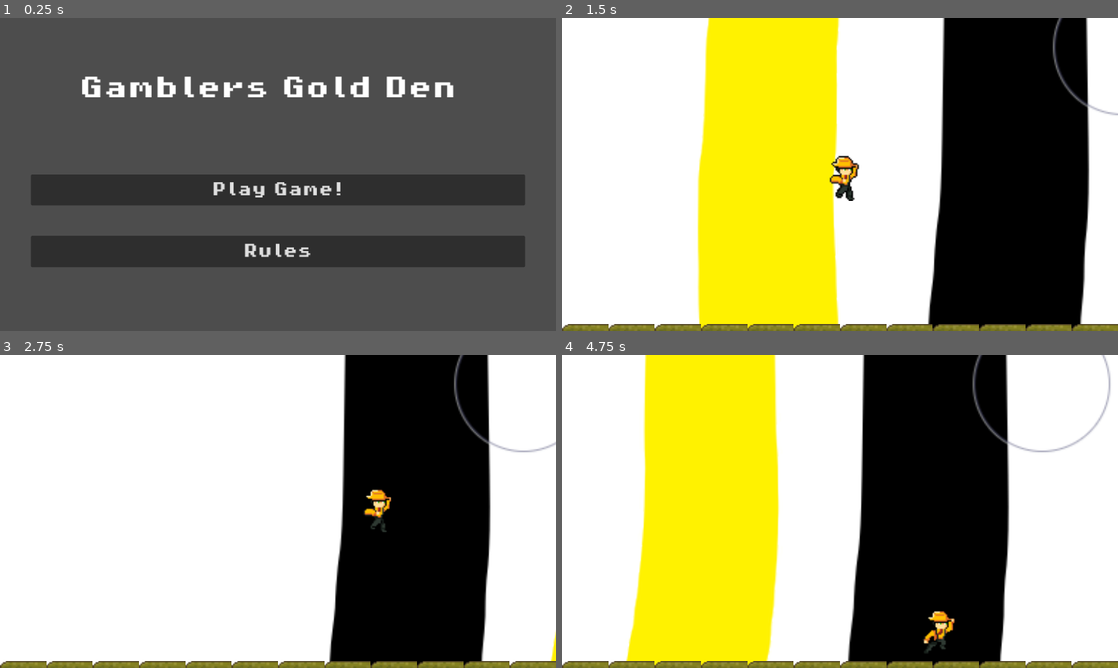
Above: before the commit, frames 1-4 (two rows, left to right).
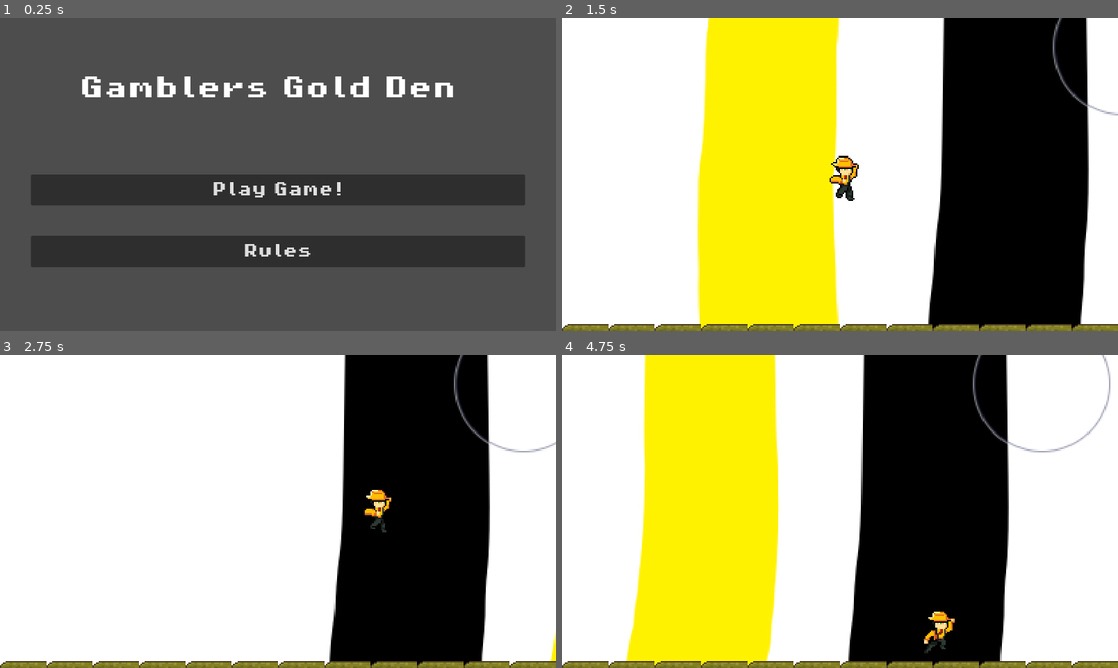
Above: after the commit, the same moments.

Repository: Ruilesser/GamePop
Game: Godot game, scene res://scenes/game/Start_Menu.tscn
Same seed, same stepped clock (60 frames per second), same inputs: the game is played once before the commit and once after it.
Inputs:
- Up to frame 1 (0.25 s): no input
- Up to frame 2 (1.5 s): click "Play Game!" at 0.5 s; tap Enter (ui_accept) at 1.25 s; hold Right (ui_right) from 1.28 s (still down)
- Up to frame 3 (2.75 s): keep holding Right (ui_right); tap Enter (ui_accept) at 1.52, 2.27 s
- Up to frame 4 (4.75 s): release Right (ui_right) at 2.78 s; hold Left (ui_left) 2.78-3.53 s; hold Right (ui_right) from 3.53 s (still down); tap Enter (ui_accept) at 3.77, 4.52 s

The runs differ from the first frame. In frame 1, 0.7% of the frame differs, in the area x 14-82%, y 18-77%; in frame 2, 1.6%, in the area x 0-100%, y 0-100%; in frame 3, 1.1%; in frame 4, 1.6%.

Commit message:
Fixed run animation, switched project settings to allow for better pixel art

Diff:
--- a/project.godot
+++ b/project.godot
@@ -50,3 +50,7 @@
 , Object(InputEventKey,"resource_local_to_scene":false,"resource_name":"","device":-1,"window_id":0,"alt_pressed":false …(183 unchanged characters)…
 ]
 }
+
+[rendering]
+
+textures/canvas_textures/default_texture_filter=0
--- a/scenes/player/Player.tscn
+++ b/scenes/player/Player.tscn
@@ -235,4 +235,5 @@
 unique_name_in_owner = true
 sprite_frames = SubResource("SpriteFrames_lkk0i")
 animation = &"run"
-frame_progress = 0.637782
+frame = 5
+frame_progress = 0.557091
Not shown: 2 places in scenes/player/Player.tscn that only renumber resources
